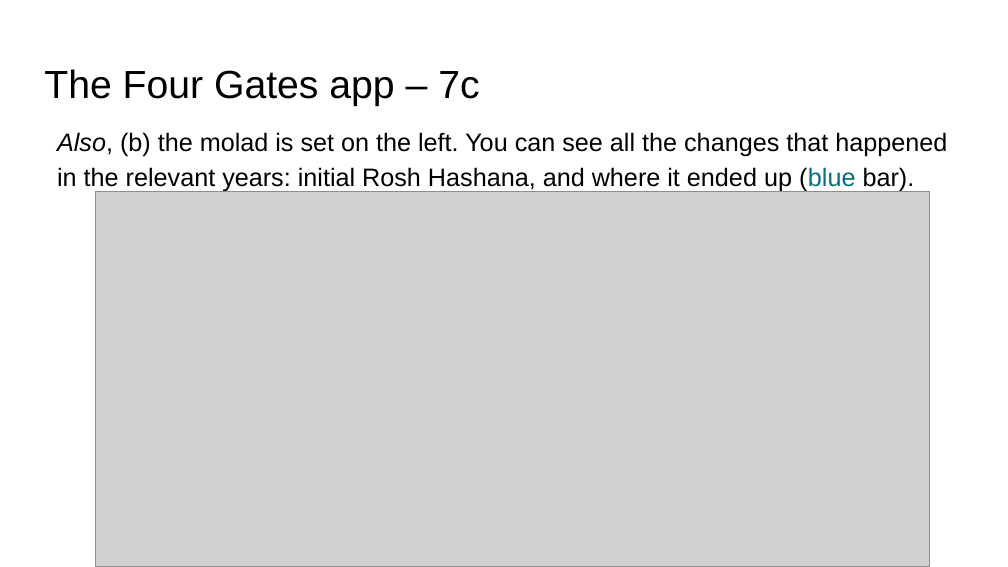
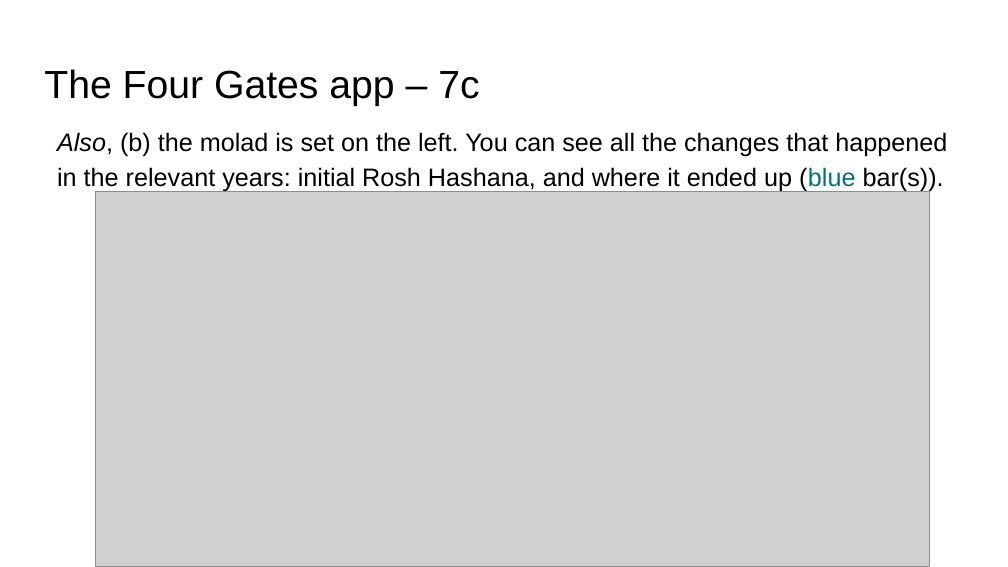
Before and after one commit to MichoelR/Keviyus, a slide deck: slide 27 of FourGates/FourGates.pptx. Drawn at 1008x567 pixels with LibreOffice and Linux fonts; fonts in the diff are those of the drawing; grey boxes stand for pictures. Boxes give left, top, right and bottom in pixels: in the first picture for what was removed or moved away, otherwise in the second. Text is boxed around its words. In the diff, an @@ line names an element or a change of style, - is before the commit and + after.

```diff
--- a/FourGates/FourGates.pptx
+++ b/FourGates/FourGates.pptx
@@ text at bbox=[57, 132, 947, 192]: text changed @@
-Also, (b) the molad is set on the left. You can see all the changes that happened in the relevant years: initial Rosh Hashana, and where it ended up (blue bar).
+Also, (b) the molad is set on the left. You can see all the changes that happened in the relevant years: initial Rosh Hashana, and where it ended up (blue bar(s)).
```
Also in this commit, not shown: 14 other slides changed.
